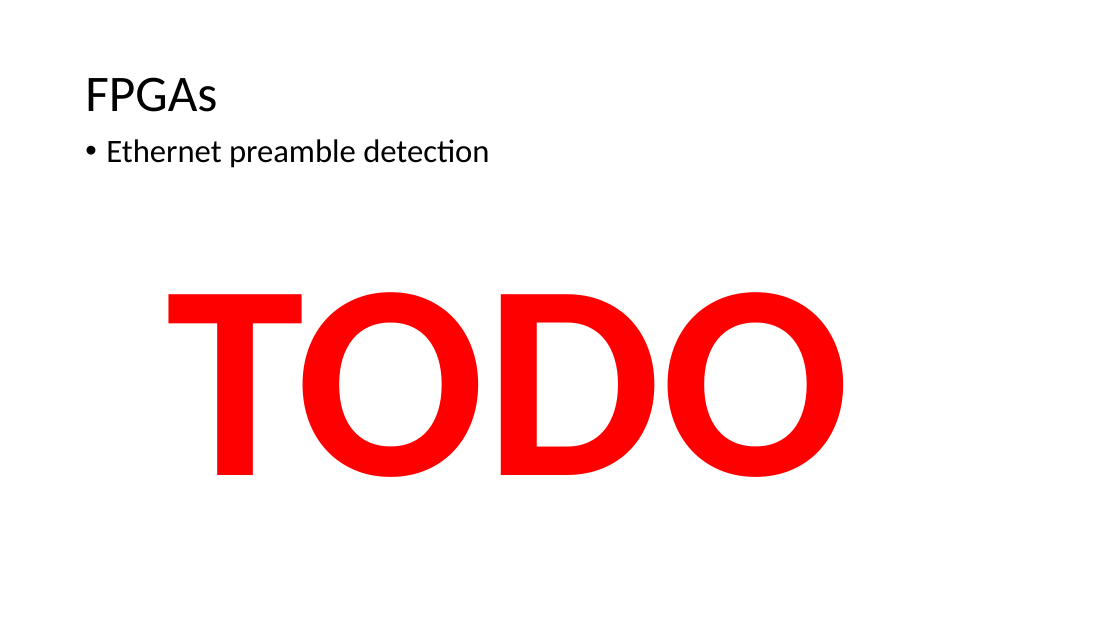
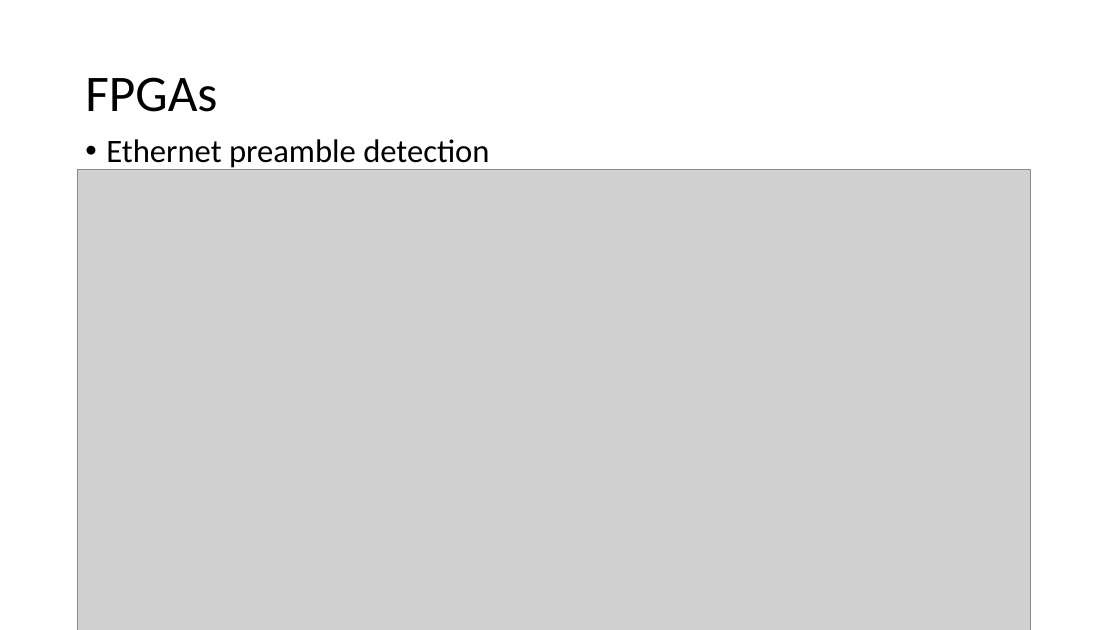
Before and after one commit to quarck/vhdl_intro, a slide deck: slide 54 of part2.pptx. Drawn at 1120x630 pixels with LibreOffice and Linux fonts; fonts in the diff are those of the drawing; grey boxes stand for pictures. Boxes give left, top, right and bottom in pixels: in the first picture for what was removed or moved away, otherwise in the second. Text is boxed around its words. In the diff, an @@ line names an element or a change of style, - is before the commit and + after.

```diff
--- a/part2.pptx
+++ b/part2.pptx
@@ picture added at box(77, 170, 1031, 630) @@
@@ text removed at box(167, 292, 850, 477) @@
-TODO
```
Also in this commit, not shown: 4 other slides changed, 7 slides added, 1 other file.
